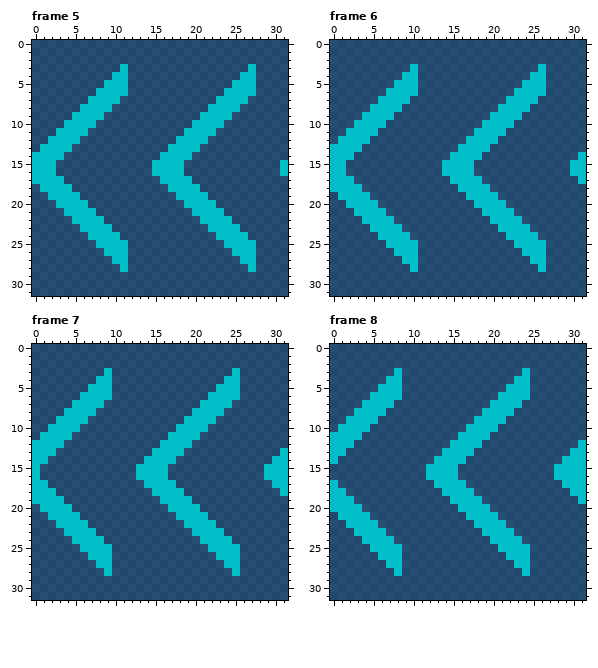
One commit to this pixel-art file: assets/left_dir_prot.ase. Above, as it was before the edit.
32x32 pixels, 16 frames. Shown: frame 5, frame 6, frame 7, frame 8. The commit also changed other frames, which this record leaves out.
The same view after the edit:
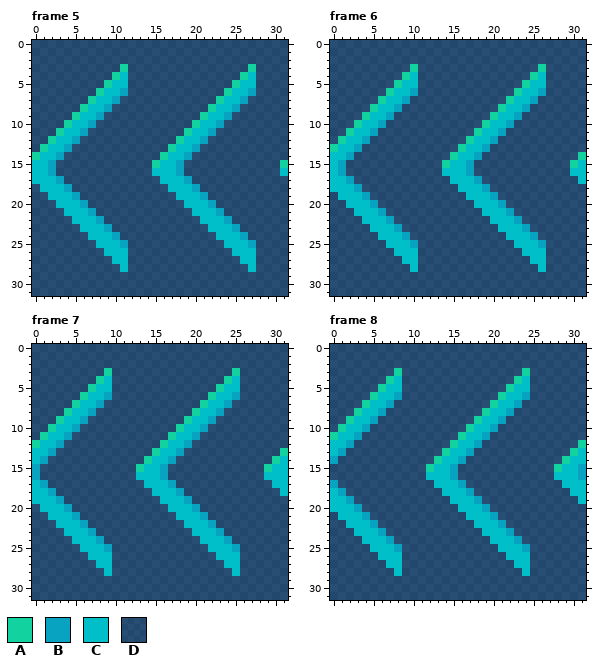
Palette (. is transparent): A #12d3a0  B #07a3c0  C #00bfc9  D #0b549780
From old to new:
Changed rows in their new state; - is an unchanged pixel.
Frame 5, layer "Layer 1":
first column x 0:
 3 -----------A---------------A----
 4 ----------A---------------A-----
 5 ---------A---------------A------
 6 --------A--B------------A--B----
 7 -------A--B------------A--B-----
 8 ------A--B------------A--B------
 9 -----A--B------------A--B-------
10 ----A--B------------A--B--------
11 ---A--B------------A--B---------
12 --A--B------------A--B----------
13 -A--B------------A--B-----------
14 A--B------------A--B------------
15 --B------------A--B------------A
16 --B---------------B-------------
17 ---B---------------B------------
18 ----B---------------B-----------
19 -----B---------------B----------
20 ------B---------------B---------
21 -------B---------------B--------
22 --------B---------------B-------
23 ---------B---------------B------
24 ----------B---------------B-----
25 -----------B---------------B----
Frame 6, layer "Layer 1":
first column x 0:
 3 ----------A---------------A-----
 4 ---------A---------------A------
 5 --------A---------------A-------
 6 -------A--B------------A--B-----
 7 ------A--B------------A--B------
 8 -----A--B------------A--B-------
 9 ----A--B------------A--B--------
10 ---A--B------------A--B---------
11 --A--B------------A--B----------
12 -A--B------------A--B-----------
13 A--B------------A--B------------
14 --B------------A--B------------A
15 -B------------A--B------------A-
16 -B---------------B--------------
17 --B---------------B-------------
18 ---B---------------B------------
19 ----B---------------B-----------
20 -----B---------------B----------
21 ------B---------------B---------
22 -------B---------------B--------
23 --------B---------------B-------
24 ---------B---------------B------
25 ----------B---------------B-----
Frame 7, layer "Layer 1":
first column x 0:
 3 ---------A---------------A------
 4 --------A---------------A-------
 5 -------A---------------A--------
 6 ------A--B------------A--B------
 7 -----A--B------------A--B-------
 8 ----A--B------------A--B--------
 9 ---A--B------------A--B---------
10 --A--B------------A--B----------
11 -A--B------------A--B-----------
12 A--B------------A--B------------
13 --B------------A--B------------A
14 -B------------A--B------------A-
15 B------------A--B------------A--
16 B---------------B---------------
17 -B---------------B--------------
18 --B---------------B-------------
19 ---B---------------B------------
20 ----B---------------B-----------
21 -----B---------------B----------
22 ------B---------------B---------
23 -------B---------------B--------
24 --------B---------------B-------
25 ---------B---------------B------
Frame 8, layer "Layer 1":
first column x 0:
 3 --------A---------------A-------
 4 -------A---------------A--------
 5 ------A---------------A---------
 6 -----A--B------------A--B-------
 7 ----A--B------------A--B--------
 8 ---A--B------------A--B---------
 9 --A--B------------A--B----------
10 -A--B------------A--B-----------
11 A--B------------A--B------------
12 --B------------A--B------------A
13 -B------------A--B------------A-
14 B------------A--B------------A--
15 ------------A--B------------A--B
16 ---------------B---------------B
17 B---------------B---------------
18 -B---------------B--------------
19 --B---------------B-------------
20 ---B---------------B------------
21 ----B---------------B-----------
22 -----B---------------B----------
23 ------B---------------B---------
24 -------B---------------B--------
25 --------B---------------B-------
